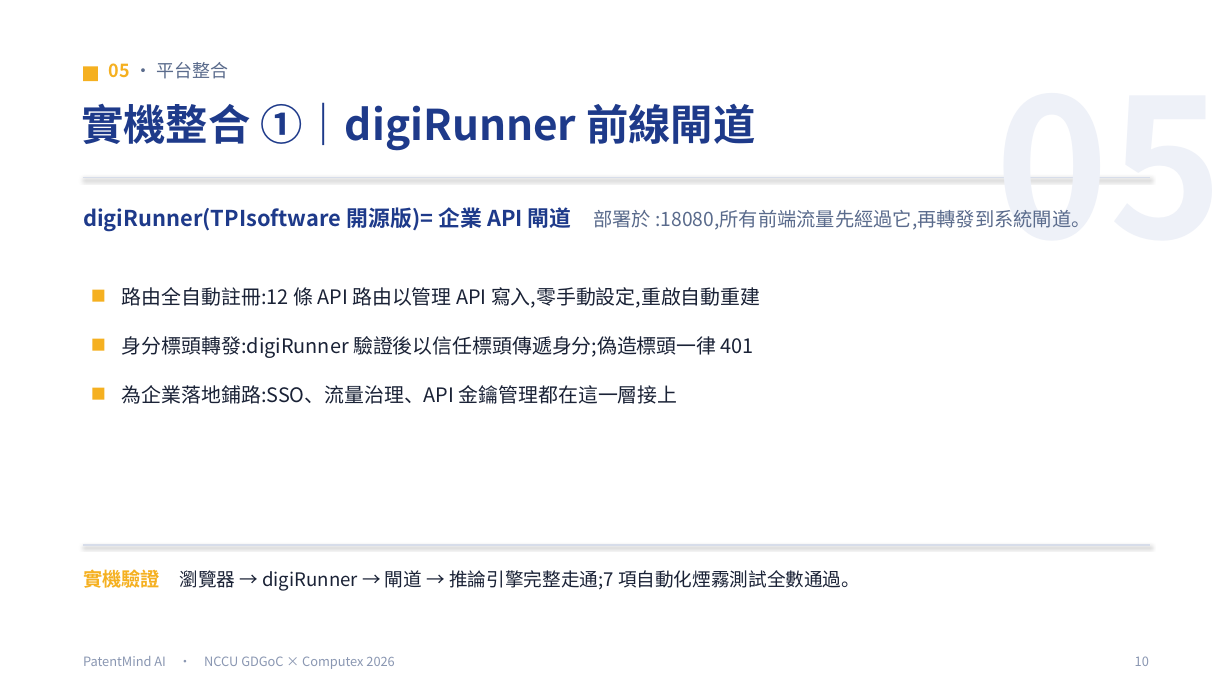
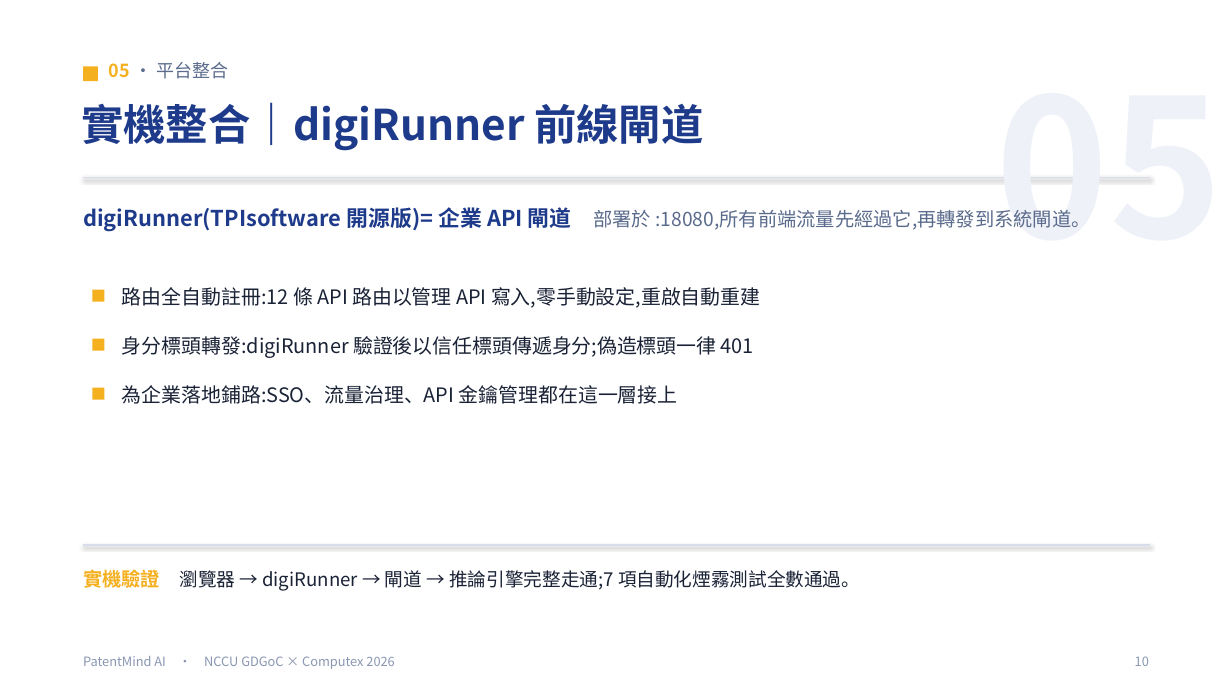
Before and after one commit to Adrian-Kao/shin-lee, a slide deck: slide 11 of presentation/PatentMind_簡報.pptx. Drawn at 1232x693 pixels with LibreOffice and Linux fonts; fonts in the diff are those of the drawing. Boxes give left, top, right and bottom in pixels: in the first picture for what was removed or moved away, otherwise in the second. Text is boxed around its words. In the diff, an @@ line names an element or a change of style, - is before the commit and + after.

```diff
--- a/presentation/PatentMind_簡報.pptx
+++ b/presentation/PatentMind_簡報.pptx
@@ text at bbox=[81, 102, 703, 151]: text changed @@
-實機整合 ①｜digiRunner 前線閘道
+實機整合｜digiRunner 前線閘道
```
Also in this commit, not shown: 3 other slides changed, 5 other files.
